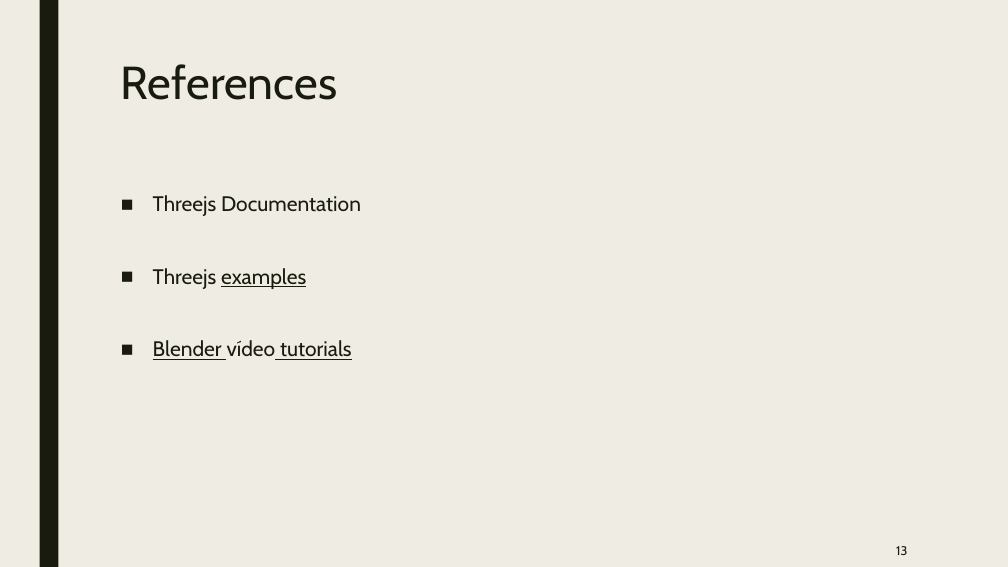
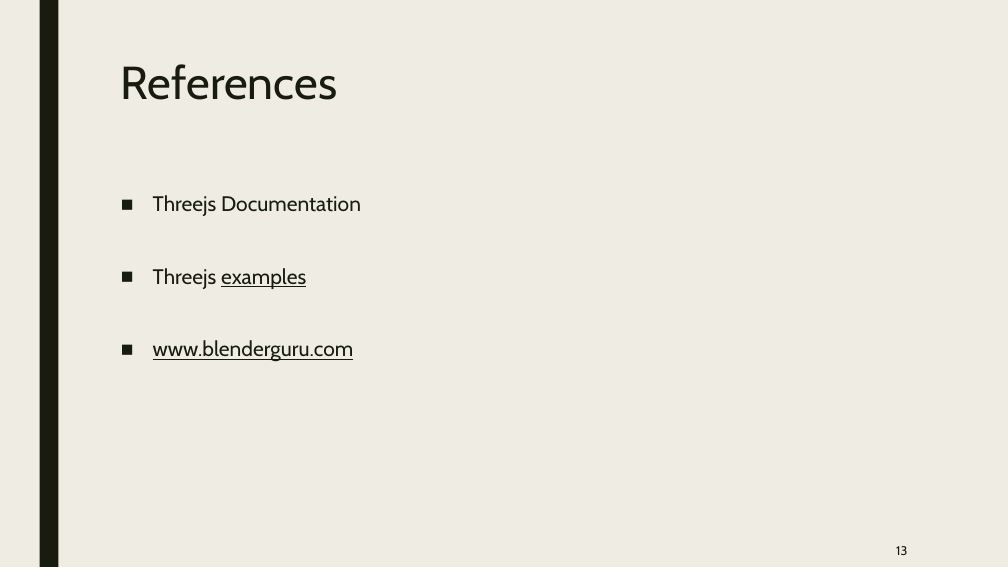
Before and after one commit to BrunommSantos/ICG_proj_113446, a slide deck: slide 13 of slidesfinais.pptx. Drawn at 1008x567 pixels with LibreOffice and Linux fonts; fonts in the diff are those of the drawing. Boxes give left, top, right and bottom in pixels: in the first picture for what was removed or moved away, otherwise in the second. Text is boxed around its words. In the diff, an @@ line names an element or a change of style, - is before the commit and + after.

```diff
--- a/slidesfinais.pptx
+++ b/slidesfinais.pptx
@@ text at bbox=[153, 340, 354, 362]: text changed @@
-■ Blender vídeo tutorials
+■ www.blenderguru.com
```
Also in this commit, not shown: 2 other slides changed, 2 other files.
